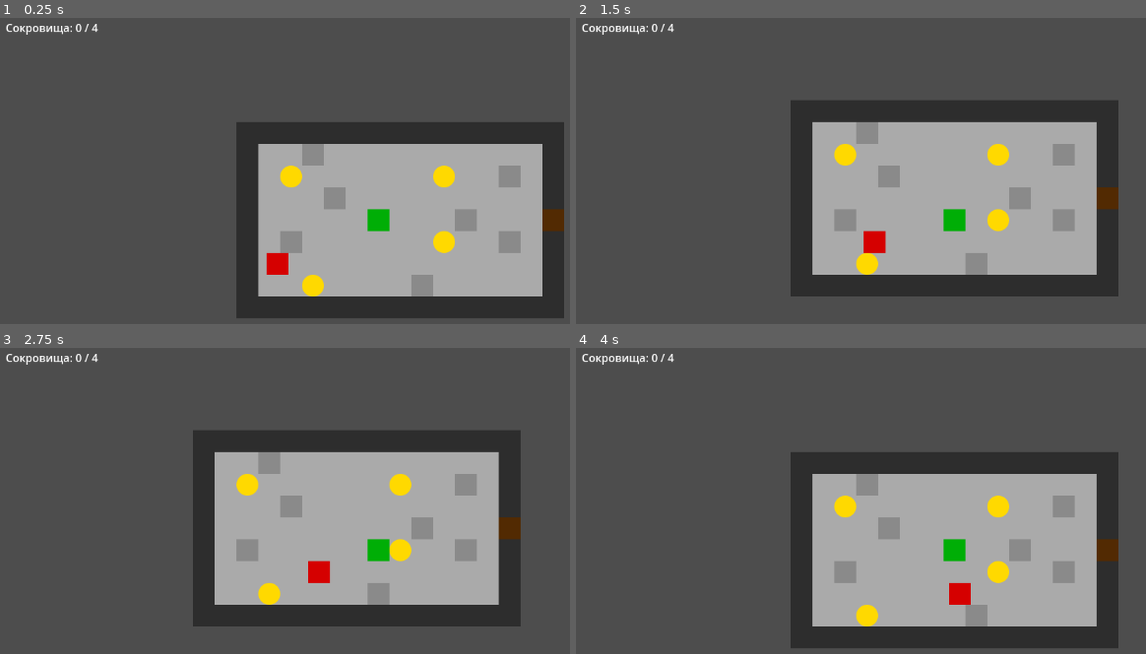
Above: before the commit, frames 1-4 (two rows, left to right).
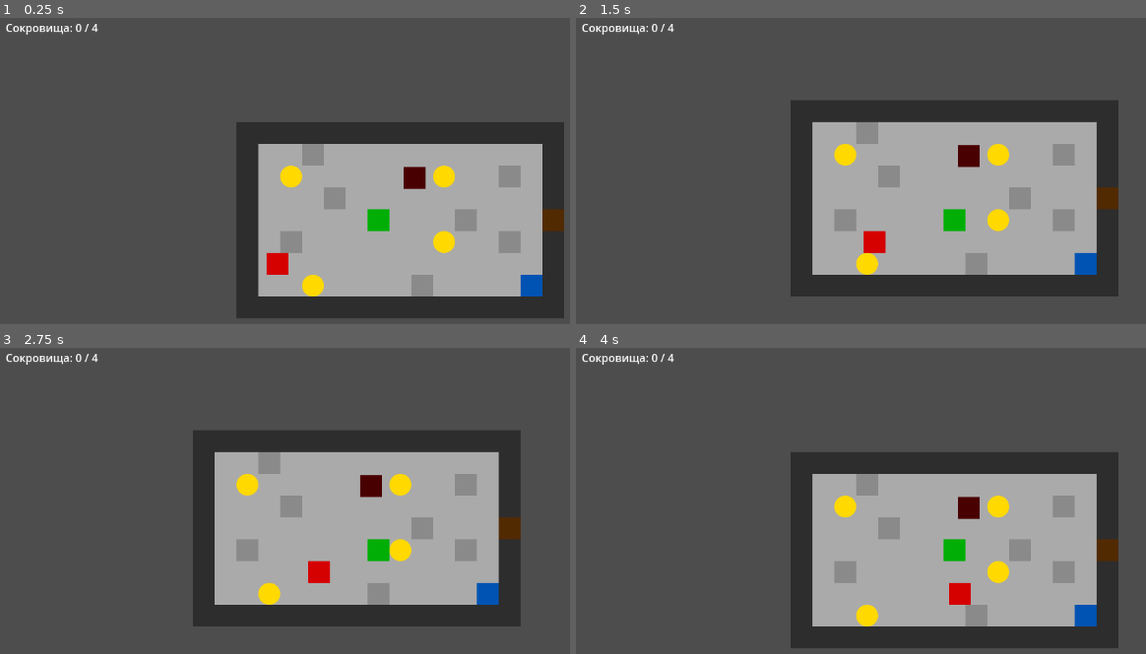
Above: after the commit, the same moments.

Repository: florewa/greedy-archaeologist
Game: Godot game, scene res://scenes/main.tscn
The game is run twice, just before and just after one commit, with the same random seed, the same clock (stepped at 60 frames per second) and the same inputs.
Inputs:
- Up to frame 1 (0.25 s): no input
- Up to frame 2 (1.5 s): hold Right (ui_right) 0.53-1.28 s; hold Down (ui_down) from 1.28 s (still down)
- Up to frame 3 (2.75 s): release Down (ui_down) at 2.03 s; hold Right (ui_right) from 2.03 s (still down)
- Up to frame 4 (4 s): release Right (ui_right) at 2.78 s; hold Up (ui_up) 2.78-3.53 s; hold Left (ui_left) from 3.53 s (still down)

The runs differ from the first frame. In frame 1, 0.6% of the frame differs, in the area x 70-96%, y 48-91%; in frame 2, 0.6%; in frame 3, 0.6%; in frame 4, 0.6%.

Commit message:
Stage 6: Нажимные плиты и двери

Diff:
--- /dev/null
+++ b/plate.gd
@@ -0,0 +1,17 @@
+extends Area2D
+
+# Создаем сигнал, который полетит наружу
+signal activated
+
+var is_pressed = false
+
+func _on_body_entered(body):
+	# Если наступил игрок и плита еще не нажата
+	if body.is_in_group("player") and not is_pressed:
+		is_pressed = true
+		# Меняем картинку на нажатую
+		# Убедись, что plate_down.png есть в папке
+		$Sprite2D.texture = load("res://sprites/plate_down.png")
+
+		# Кричим "Меня нажали!"
+		activated.emit()
--- /dev/null
+++ b/scenes/gate.gd
@@ -0,0 +1,5 @@
+extends StaticBody2D
+
+# Функция, которая уберет стену
+func open_gate():
+	queue_free() # Просто удаляем объект из игры
--- /dev/null
+++ b/scenes/gate.tscn
@@ -0,0 +1,17 @@
+[gd_scene load_steps=4 format=3 uid="uid://5x3hugkhdu0u"]
+
+[ext_resource type="Script" uid="uid://bxandgufki8ev" path="res://scenes/gate.gd" id="1_ikl61"]
+[ext_resource type="Texture2D" uid="uid://6pdei3cm3ygp" path="res://sprites/door_closed.png" id="2_5lukw"]
+
+[sub_resource type="RectangleShape2D" id="RectangleShape2D_4oabi"]
+size = Vector2(64, 64)
+
+[node name="Gate" type="StaticBody2D"]
+script = ExtResource("1_ikl61")
+
+[node name="Sprite2D" type="Sprite2D" parent="."]
+modulate = Color(0.89482445, 0, 0.14254192, 1)
+texture = ExtResource("2_5lukw")
+
+[node name="CollisionShape2D" type="CollisionShape2D" parent="."]
+shape = SubResource("RectangleShape2D_4oabi")
--- a/scenes/main.tscn
+++ b/scenes/main.tscn
@@ -9,6 +9,8 @@
 [ext_resource type="PackedScene" uid="uid://crqpivpofvkqi" path="res://scenes/door.tscn" id="5_tbgi4"]
 [ext_resource type="Texture2D" uid="uid://2h7mje1t82k8" path="res://sprites/floor_cracked.png" id="6_choun"]
 [ext_resource type="PackedScene" uid="uid://7tn0rtqiy42e" path="res://scenes/enemy.tscn" id="7_o6xl0"]
+[ext_resource type="PackedScene" uid="uid://5x3hugkhdu0u" path="res://scenes/gate.tscn" id="10_ya4ey"]
+[ext_resource type="PackedScene" uid="uid://euaxx3t7shx" path="res://scenes/plate.tscn" id="11_eb6dy"]
 
 [sub_resource type="TileSetAtlasSource" id="TileSetAtlasSource_tbgi4"]
 texture = ExtResource("2_sugp2")
@@ -76,3 +78,11 @@
 
 [node name="Enemy" parent="." instance=ExtResource("7_o6xl0")]
 position = Vector2(-288, 96)
+
+[node name="Gate" parent="." instance=ExtResource("10_ya4ey")]
+position = Vector2(138, -155)
+
+[node name="Plate" parent="." instance=ExtResource("11_eb6dy")]
+position = Vector2(480, 161)
+
+[connection signal="activated" from="Plate" to="Gate" method="open_gate"]
--- /dev/null
+++ b/scenes/plate.tscn
@@ -0,0 +1,18 @@
+[gd_scene load_steps=4 format=3 uid="uid://euaxx3t7shx"]
+
+[ext_resource type="Script" uid="uid://2lvn77e5u2u6" path="res://plate.gd" id="1_2x0a8"]
+[ext_resource type="Texture2D" uid="uid://dafy46nvygd6c" path="res://sprites/plate_up.png" id="2_qy4xk"]
+
+[sub_resource type="RectangleShape2D" id="RectangleShape2D_e0qvw"]
+size = Vector2(40, 40)
+
+[node name="Plate" type="Area2D"]
+script = ExtResource("1_2x0a8")
+
+[node name="Sprite2D" type="Sprite2D" parent="."]
+texture = ExtResource("2_qy4xk")
+
+[node name="CollisionShape2D" type="CollisionShape2D" parent="."]
+shape = SubResource("RectangleShape2D_e0qvw")
+
+[connection signal="body_entered" from="." to="." method="_on_body_entered"]
Not shown, added: plate.gd.uid
Not shown, added: scenes/gate.gd.uid
Not shown: 1 places in scenes/main.tscn that only renumber resources
